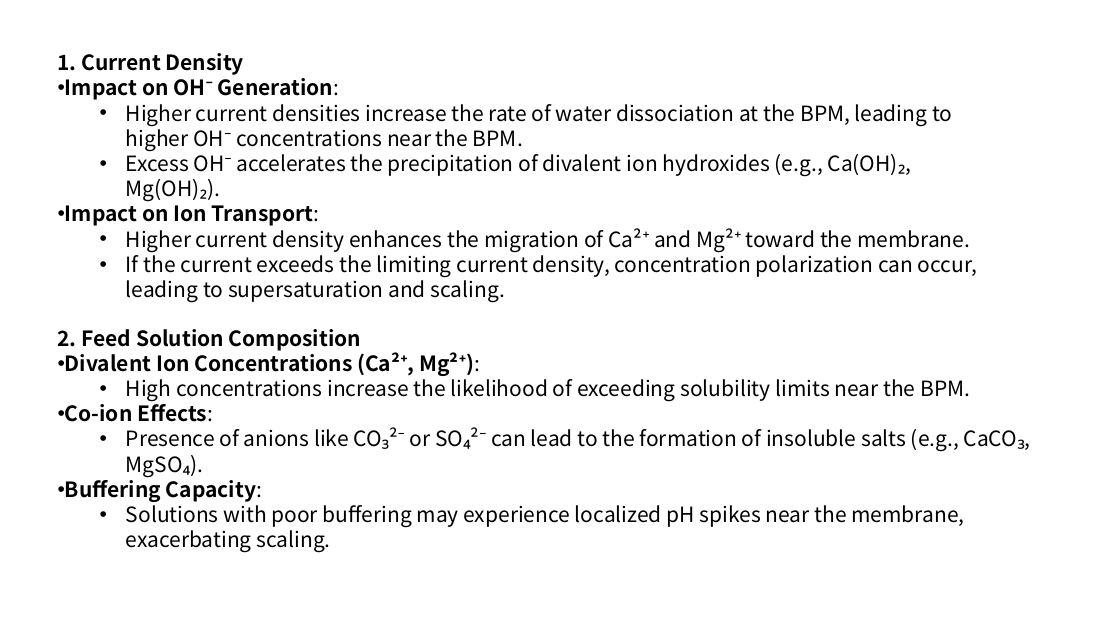
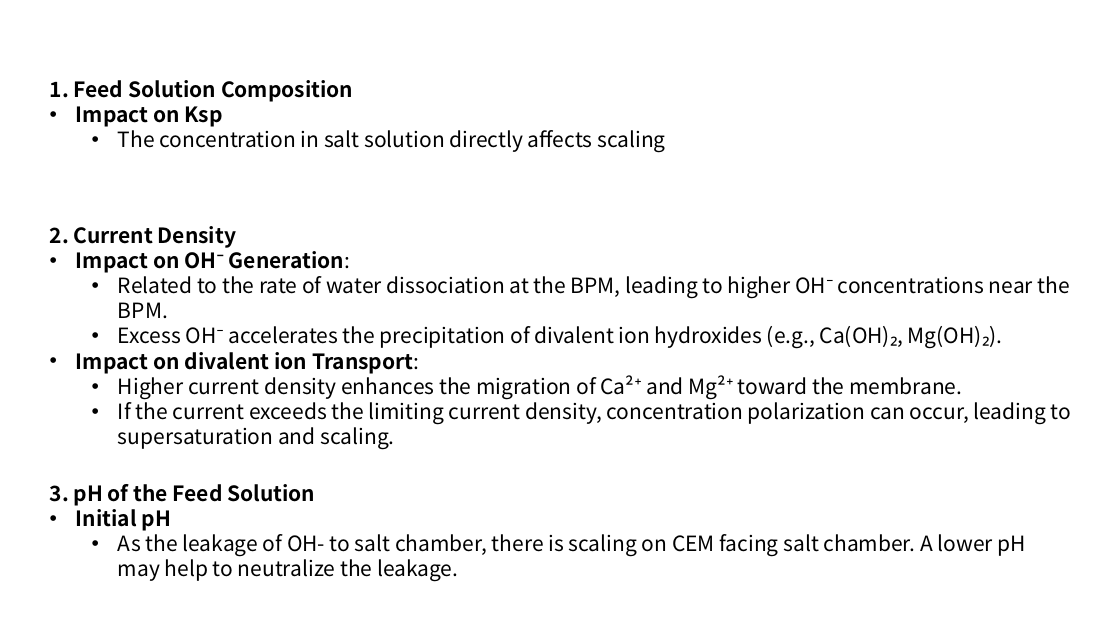
Before and after one commit to nyq-chalsea/Report_Yuqin, a slide deck: slide 3 of Plan.pptx. Drawn at 1120x630 pixels with LibreOffice and Linux fonts; fonts in the diff are those of the drawing. Boxes give left, top, right and bottom in pixels: in the first picture for what was removed or moved away, otherwise in the second. Text is boxed around its words. In the diff, an @@ line names an element or a change of style, - is before the commit and + after.

```diff
--- a/Plan.pptx
+++ b/Plan.pptx
@@ text at (x1=50, y1=80, x2=665, y2=152): text changed @@
-2. Feed Solution Composition
-• Divalent Ion Concentrations (Ca²⁺, Mg²⁺):
-  • High concentrations increase the likelihood of exceeding solubility limits near the BPM.
-• Co-ion Effects:
-  • Presence of anions like CO₃²⁻ or SO₄²⁻ can lead to the formation of insoluble salts (e.g., CaCO₃, MgSO₄).
-• Buffering Capacity:
-  • Solutions with poor buffering may experience localized pH spikes near the membrane, exacerbating scaling.
+1. Feed Solution Composition
+• Impact on Ksp
+  • The concentration in salt solution directly affects scaling
@@ text "2. Current Density" moved from (x1=58, y1=53, x2=977, y2=302) to (x1=50, y1=226, x2=1071, y2=424) @@
@@ text at (x1=50, y1=226, x2=236, y2=248): text changed @@
-1. Current Density
+2. Current Density
@@ text at (x1=76, y1=251, x2=344, y2=273): indent changed @@
@@ text at (x1=118, y1=276, x2=1070, y2=318): text changed @@
-  • Higher current densities increase the rate of water dissociation at the BPM, leading to higher OH⁻ concentrations near the BPM.
+  • Related to the rate of water dissociation at the BPM, leading to higher OH⁻ concentrations near the BPM.
@@ text at (x1=76, y1=352, x2=419, y2=374): text changed @@
-• Impact on Ion Transport:
+• Impact on divalent ion Transport:
@@ text added at (x1=50, y1=484, x2=1026, y2=582), 18 pt, text #000000 @@
+3. pH of the Feed Solution
+• Initial pH
+  • As the leakage of OH- to salt chamber, there is scaling on CEM facing salt chamber. A lower pH may help to neutralize the leakage.
```
Also in this commit, not shown: 2 other slides changed.
